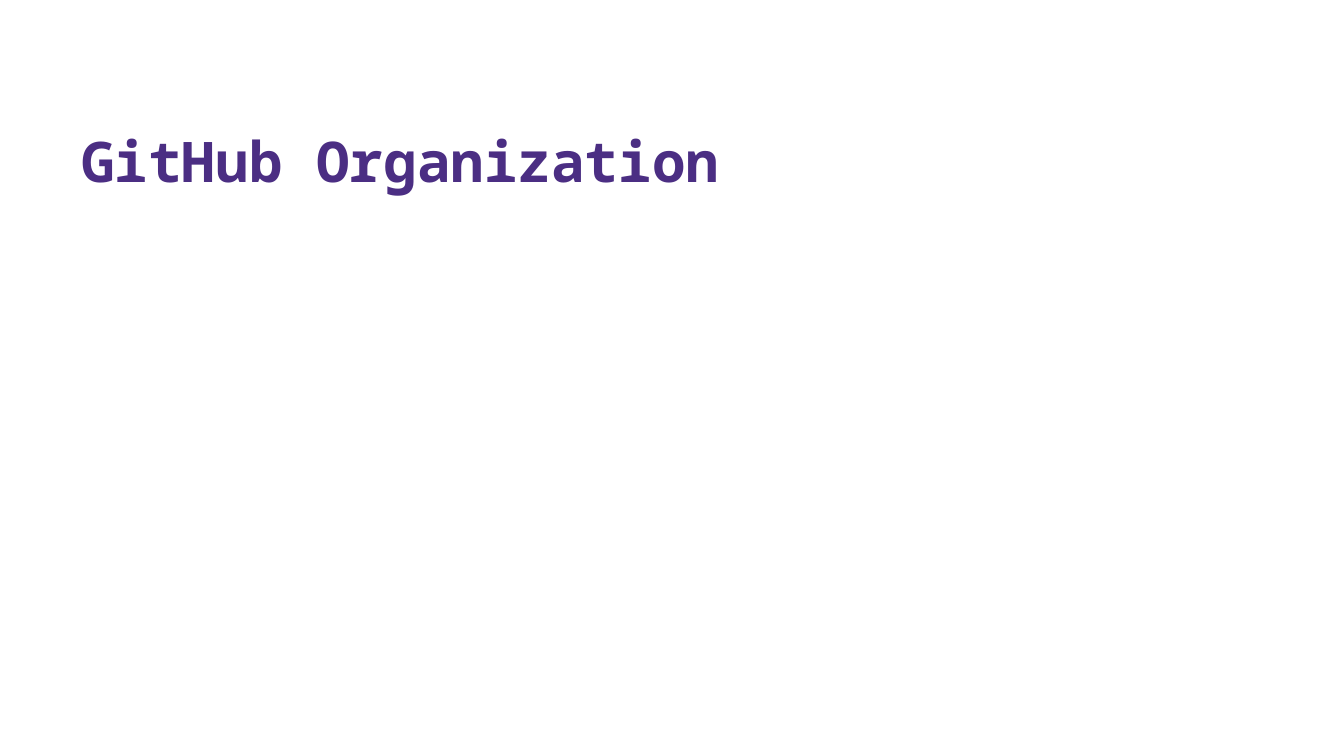
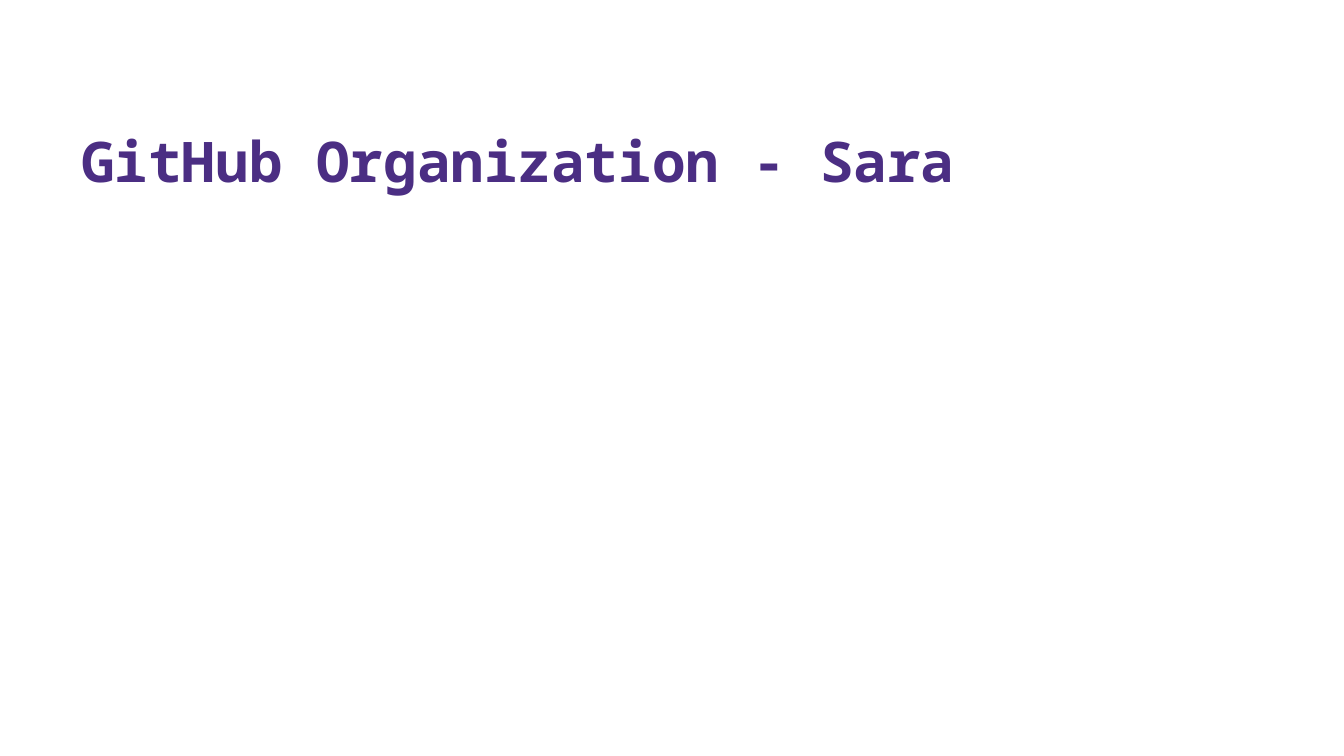
Before and after one commit to Optimistic-Optimizers/Black-Box-Optimization, a slide deck: slide 11 of docs/OptimisticOptimizers_Final_Presentation.pptx. Drawn at 1344x756 pixels with LibreOffice and Linux fonts; fonts in the diff are those of the drawing; background and template pictures are left out. Boxes give left, top, right and bottom in pixels: in the first picture for what was removed or moved away, otherwise in the second. Text is boxed around its words. In the diff, an @@ line names an element or a change of style, - is before the commit and + after.

```diff
--- a/docs/OptimisticOptimizers_Final_Presentation.pptx
+++ b/docs/OptimisticOptimizers_Final_Presentation.pptx
@@ title at <box>81,138,954,196</box>: text changed @@
-GitHub Organization
+GitHub Organization - Sara
```
Also in this commit, not shown: 6 other slides changed.
